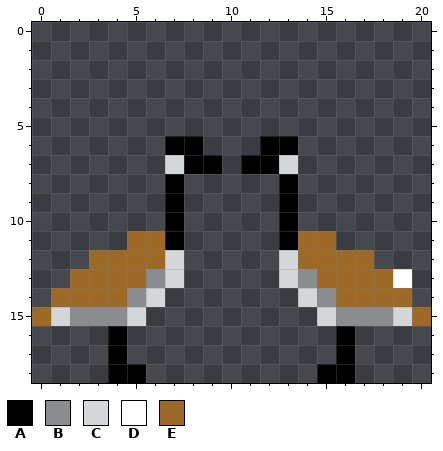
One commit to this pixel-art sprite: outputs/love_geese.full.png. Above: the version before the commit.
The file is 29x24 pixels. The old version is drawn lined up with the new one, on the new canvas.
Palette (. is transparent): A #000000  B #898d90  C #d4d7d9  D #ffffff  E #9c6926
Pixels before, first column x 0:
 6 .......AA...AA.......
 7 .......CAA.AAC.......
 8 .......A.....A.......
 9 .......A.....A.......
10 .......A.....A.......
11 .....EEA.....AEE.....
12 ...EEEEC.....CEEEE...
13 ..EEEEBC.....CBEEEED.
14 .EEEEBC.......CBEEEE.
15 ECBBBC.........CBBBCE
16 ....A...........A....
17 ....A...........A....
18 ....AA.........AA....
And afterwards:
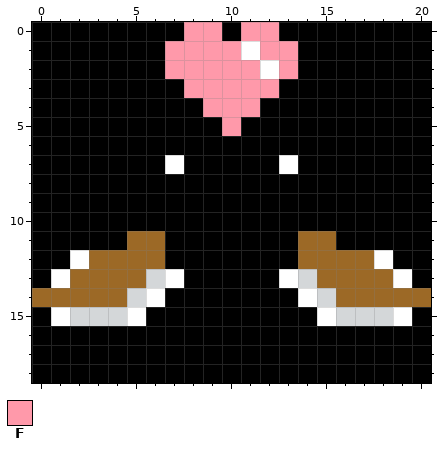
Colours new in this view: F #ff99aa
The exact change:
{"change": "canvas 29x24 -> 21x19, the old top-left corner now at -4,0 (the part of the old canvas that was cut away was empty and is not shown)"}
{"y":0,"x":0,"old":".....................","new":"AAAAAAAAFFAFFAAAAAAAA"}
{"y":1,"x":0,"old":".....................","new":"AAAAAAAFFFFDFFAAAAAAA"}
{"y":2,"x":0,"old":".....................","new":"AAAAAAAFFFFFDFAAAAAAA"}
{"y":3,"x":0,"old":".....................","new":"AAAAAAAAFFFFFAAAAAAAA"}
{"y":4,"x":0,"old":".....................","new":"AAAAAAAAAFFFAAAAAAAAA"}
{"y":5,"x":0,"old":".....................","new":"AAAAAAAAAAFAAAAAAAAAA"}
{"y":6,"x":0,"old":".......","new":"AAAAAAA"}
{"y":6,"x":9,"old":"...","new":"AAA"}
{"y":6,"x":14,"old":".......","new":"AAAAAAA"}
{"y":7,"x":0,"old":".......C","new":"AAAAAAAD"}
{"y":7,"x":10,"old":".","new":"A"}
{"y":7,"x":13,"old":"C.......","new":"DAAAAAAA"}
{"y":8,"x":0,"old":".......","new":"AAAAAAA"}
{"y":8,"x":8,"old":".....","new":"AAAAA"}
{"y":8,"x":14,"old":".......","new":"AAAAAAA"}
{"y":9,"x":0,"old":".......","new":"AAAAAAA"}
{"y":9,"x":8,"old":".....","new":"AAAAA"}
{"y":9,"x":14,"old":".......","new":"AAAAAAA"}
{"y":10,"x":0,"old":".......","new":"AAAAAAA"}
{"y":10,"x":8,"old":".....","new":"AAAAA"}
{"y":10,"x":14,"old":".......","new":"AAAAAAA"}
{"y":11,"x":0,"old":".....","new":"AAAAA"}
{"y":11,"x":8,"old":".....","new":"AAAAA"}
{"y":11,"x":16,"old":".....","new":"AAAAA"}
{"y":12,"x":0,"old":"...","new":"AAD"}
{"y":12,"x":7,"old":"C.....C","new":"AAAAAAA"}
{"y":12,"x":18,"old":"...","new":"DAA"}
{"y":13,"x":0,"old":"..","new":"AD"}
{"y":13,"x":6,"old":"BC.....CB","new":"CDAAAAADC"}
{"y":13,"x":20,"old":".","new":"A"}
{"y":14,"x":0,"old":".","new":"E"}
{"y":14,"x":5,"old":"BC.......CB","new":"CDAAAAAAADC"}
{"y":14,"x":20,"old":".","new":"E"}
{"y":15,"x":0,"old":"ECBBBC.........CBBBCE","new":"ADCCCDAAAAAAAAADCCCDA"}
{"y":16,"x":0,"old":"....","new":"AAAA"}
{"y":16,"x":5,"old":"...........","new":"AAAAAAAAAAA"}
{"y":16,"x":17,"old":"....","new":"AAAA"}
{"y":17,"x":0,"old":"....","new":"AAAA"}
{"y":17,"x":5,"old":"...........","new":"AAAAAAAAAAA"}
{"y":17,"x":17,"old":"....","new":"AAAA"}
{"y":18,"x":0,"old":"....","new":"AAAA"}
{"y":18,"x":6,"old":".........","new":"AAAAAAAAA"}
{"y":18,"x":17,"old":"....","new":"AAAA"}
{"label":"changed","picture_box":[32,22,431,383]}
